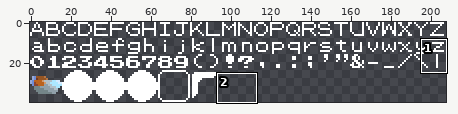
File history of a sprite sheet, src/res/sheet.png. Above: a wide view before the commit, with the close-up outlined.
Close-up. Old version:
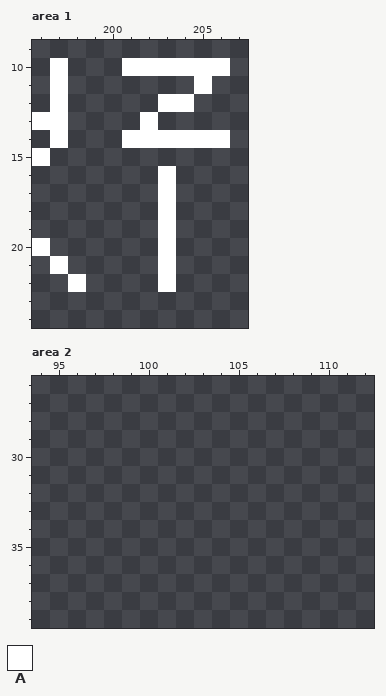
The file is 208x72 pixels. Shown: area 1: x 196..207, y 9..24; area 2: x 94..112, y 26..39. The old version is drawn lined up with the new one, on the new canvas. The commit also changed other parts of the picture, which this record leaves out.
Palette (. is transparent): A #ffffff
Pixels before, area 1, first column x 196:
10 .A...AAAAAA
11 .A.......A.
12 .A.....AA..
13 AA....A....
14 .A...AAAAAA
15 A..........
16 .......A...
17 .......A...
18 .......A...
19 .......A...
20 A......A...
21 .A.....A...
22 ..A....A...
New version:
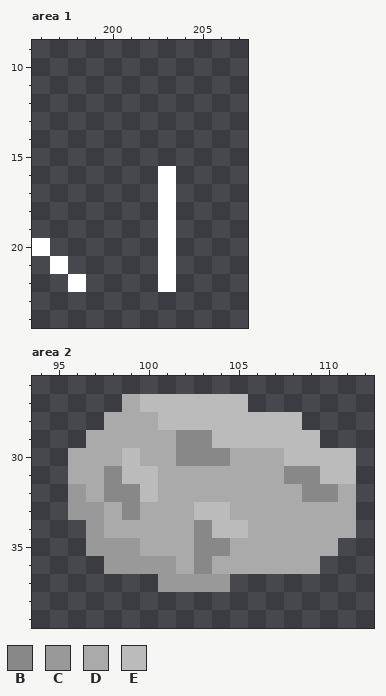
Colours new in this view: B #888888  C #999999  D #aaaaaa  E #bbbbbb
What changed:
{"change": "canvas 208x72 -> 208x40 (the part of the old canvas that was cut away was empty and is not shown)"}
{"where": "area 1"}
{"y":10,"x":197,"old":"A","new":"."}
{"y":10,"x":201,"old":"AAAAAA","new":"......"}
{"y":11,"x":197,"old":"A","new":"."}
{"y":11,"x":205,"old":"A","new":"."}
{"y":12,"x":197,"old":"A","new":"."}
{"y":12,"x":203,"old":"AA","new":".."}
{"y":13,"x":196,"old":"AA","new":".."}
{"y":13,"x":202,"old":"A","new":"."}
{"y":14,"x":197,"old":"A","new":"."}
{"y":14,"x":201,"old":"AAAAAA","new":"......"}
{"y":15,"x":196,"old":"A","new":"."}
{"where": "area 2"}
{"y":27,"x":99,"old":".......","new":"DEEEEEE"}
{"y":28,"x":98,"old":"...........","new":"DDDEEEEEEEE"}
{"y":29,"x":97,"old":".............","new":"DDDDDBBEEEEEE"}
{"y":30,"x":96,"old":"................","new":"DDDEDDBBBDDDEEEE"}
{"y":31,"x":96,"old":"................","new":"DDBEEDDDDDDDBBEE"}
{"y":32,"x":96,"old":"................","new":"CDBBEDDDDDDDDBBD"}
{"y":33,"x":96,"old":"................","new":"CCDBDDDEEDDDDDDD"}
{"y":34,"x":97,"old":"...............","new":"CDDDDDBEEDDDDDD"}
{"y":35,"x":97,"old":"..............","new":"CCCDDDBBDDDDDD"}
{"y":36,"x":98,"old":"............","new":"CCCCDBDDDDDD"}
{"y":37,"x":101,"old":"....","new":"CCCC"}
{"label":"erased","picture_box":[32,58,230,166]}
{"label":"added","picture_box":[68,394,356,592]}
